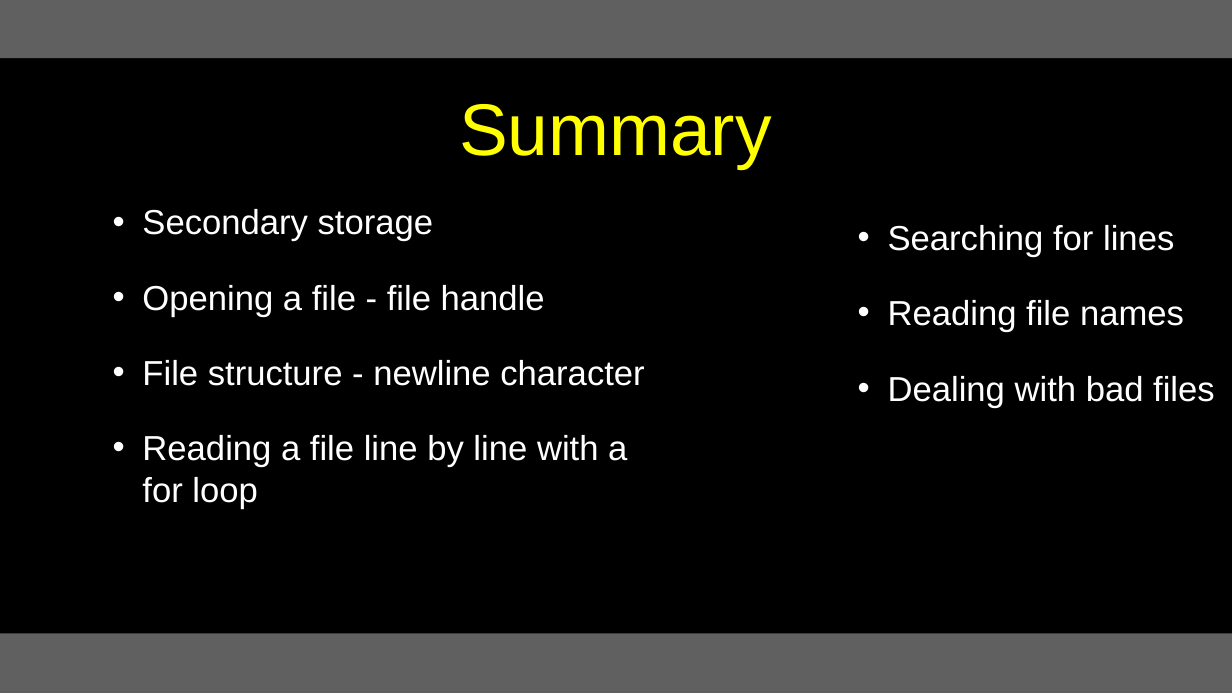
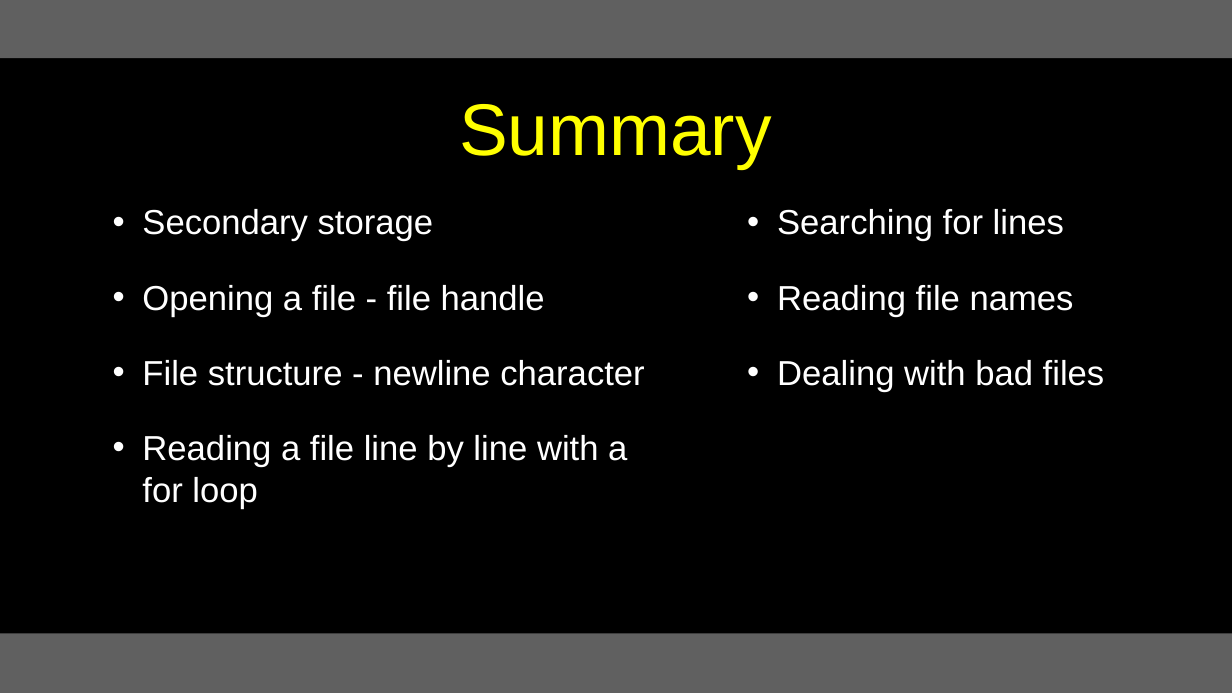
Before and after one commit to csev/py4e, a slide deck: slide 22 of lectures3/Pythonlearn-07-Files.pptx. Drawn at 1232x693 pixels with LibreOffice and Linux fonts; fonts in the diff are those of the drawing. Boxes give left, top, right and bottom in pixels: in the first picture for what was removed or moved away, otherwise in the second. Text is boxed around its words. In the diff, an @@ line names an element or a change of style, - is before the commit and + after.

```diff
--- a/lectures3/Pythonlearn-07-Files.pptx
+++ b/lectures3/Pythonlearn-07-Files.pptx
@@ text "Searching for lines": place and size @@
-text "Searching for lines" at bbox=[888, 225, 1215, 408]
+text "Searching for lines" at bbox=[777, 209, 1105, 392]
```
Also in this commit, not shown: 20 other slides changed.
